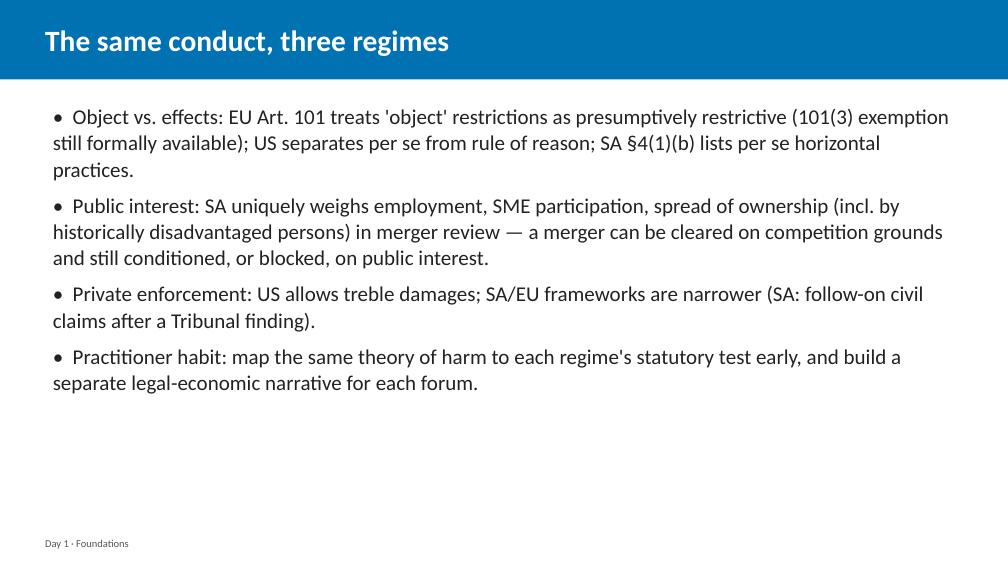
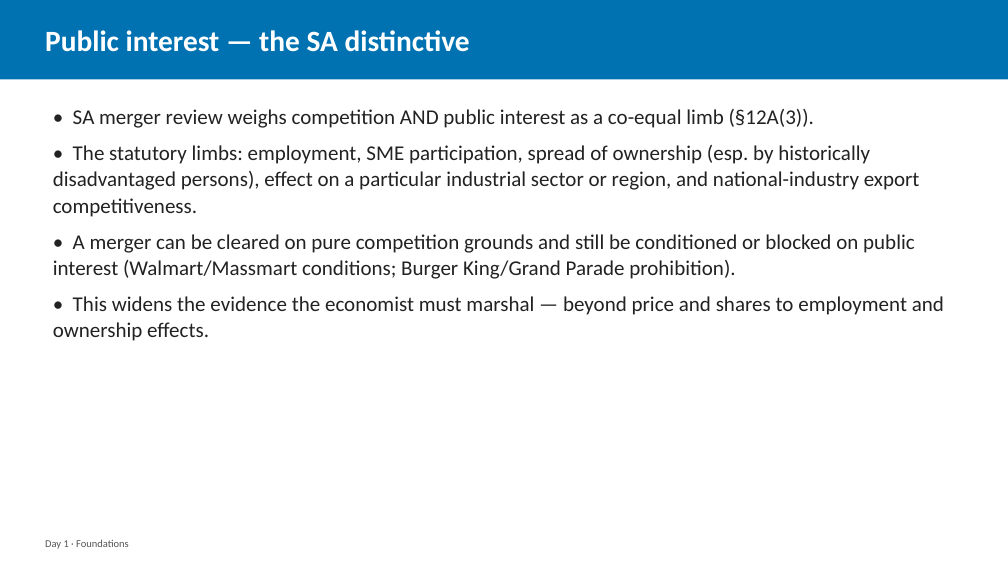
Before and after one commit to laurencehw/antitrust-methods, a slide deck: slide 9 of teaching/slides/day1_foundations.pptx (slide 7 before the commit). Drawn at 1008x567 pixels with LibreOffice and Linux fonts; fonts in the diff are those of the drawing. Boxes give left, top, right and bottom in pixels: in the first picture for what was removed or moved away, otherwise in the second. Text is boxed around its words. In the diff, an @@ line names an element or a change of style, - is before the commit and + after.

```diff
--- a/teaching/slides/day1_foundations.pptx
+++ b/teaching/slides/day1_foundations.pptx
@@ text at box(45, 30, 470, 52): text changed @@
-The same conduct, three regimes
+Public interest — the SA distinctive
@@ text at box(53, 109, 944, 341): text changed @@
-• Object vs. effects: EU Art. 101 treats 'object' restrictions as presumptively restrictive (101(3) exemption still formally available); US separates per se from rule of reason; SA §4(1)(b) lists per se horizontal practices.
-• Public interest: SA uniquely weighs employment, SME participation, spread of ownership (incl. by historically disadvantaged persons) in merger review — a merger can be cleared on competition grounds and still conditioned, or blocked, on public interest.
-• Private enforcement: US allows treble damages; SA/EU frameworks are narrower (SA: follow-on civil claims after a Tribunal finding).
-• Practitioner habit: map the same theory of harm to each regime's statutory test early, and build a separate legal-economic narrative for each forum.
+• SA merger review weighs competition AND public interest as a co-equal limb (§12A(3)).
+• The statutory limbs: employment, SME participation, spread of ownership (esp. by historically disadvantaged persons), effect on a particular industrial sector or region, and national-industry export competitiveness.
+• A merger can be cleared on pure competition grounds and still be conditioned or blocked on public interest (Walmart/Massmart conditions; Burger King/Grand Parade prohibition).
+• This widens the evidence the economist must marshal — beyond price and shares to employment and ownership effects.
```
Also in this commit, not shown: 18 other slides changed, 28 slides added, 2 other files.
